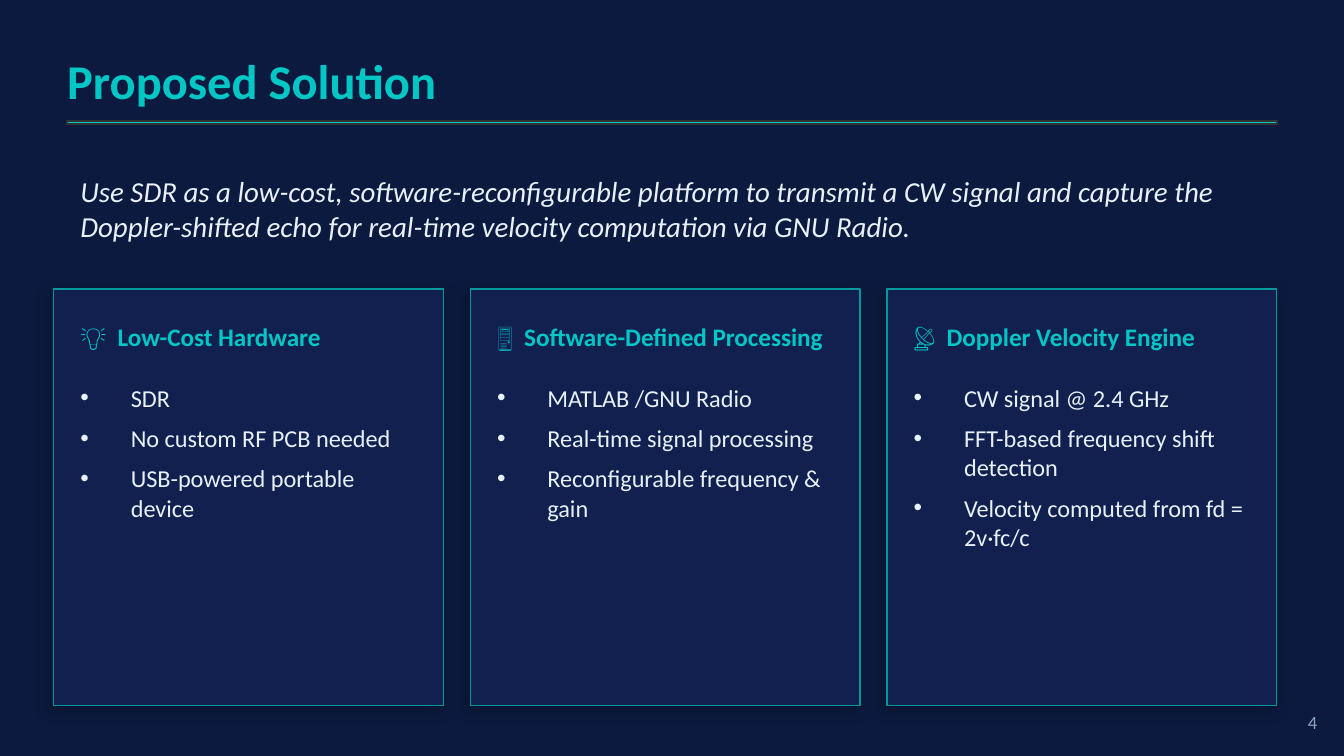
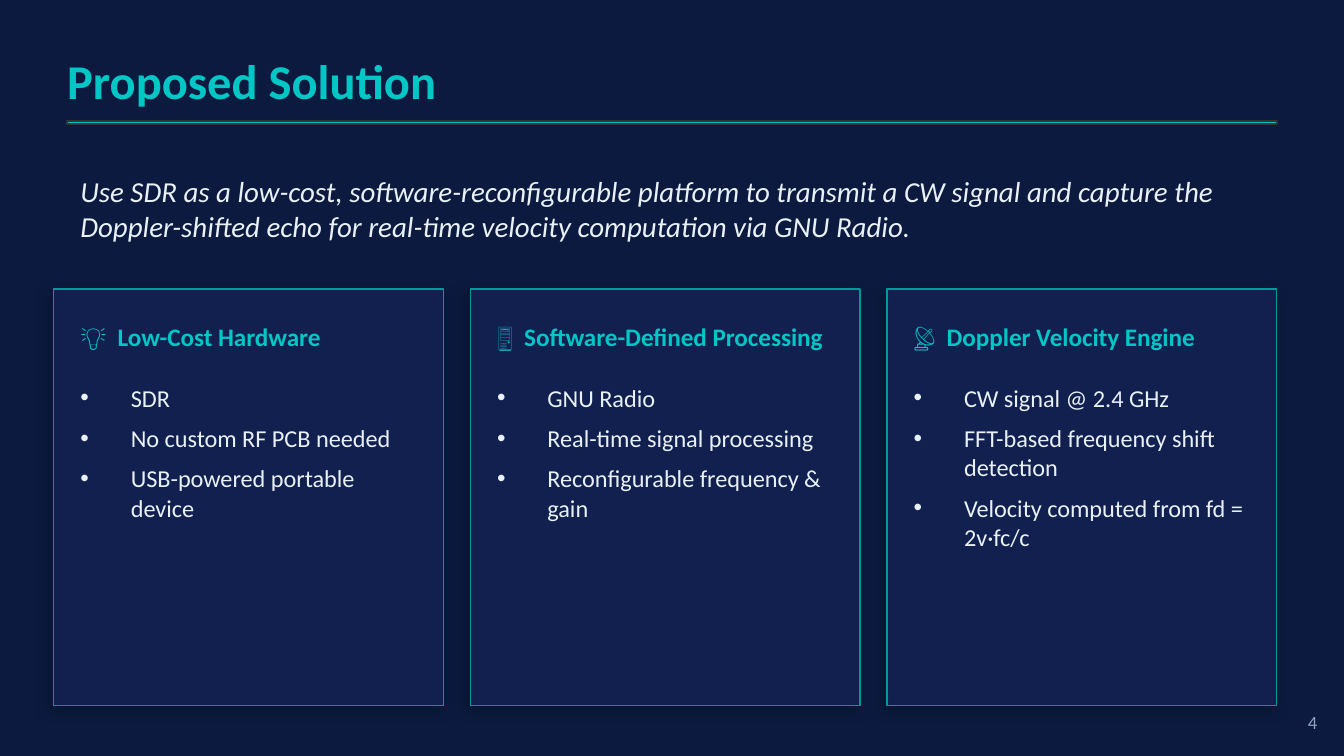
Before and after one commit to dani1560/SDR_Doppler_Radar_Pluto, a slide deck: slide 5 of docs/SDR_Doppler_Radar_CDRB.pptx khan.pptx. Drawn at 1344x756 pixels with LibreOffice and Linux fonts; fonts in the diff are those of the drawing. Boxes give left, top, right and bottom in pixels: in the first picture for what was removed or moved away, otherwise in the second. Text is boxed around its words. In the diff, an @@ line names an element or a change of style, - is before the commit and + after.

```diff
--- a/docs/SDR_Doppler_Radar_CDRB.pptx khan.pptx
+++ b/docs/SDR_Doppler_Radar_CDRB.pptx khan.pptx
@@ text at box(547, 390, 655, 407): text changed @@
-• MATLAB /GNU Radio
+• GNU Radio
```
Also in this commit, not shown: 2 other slides changed, 1 other file.
